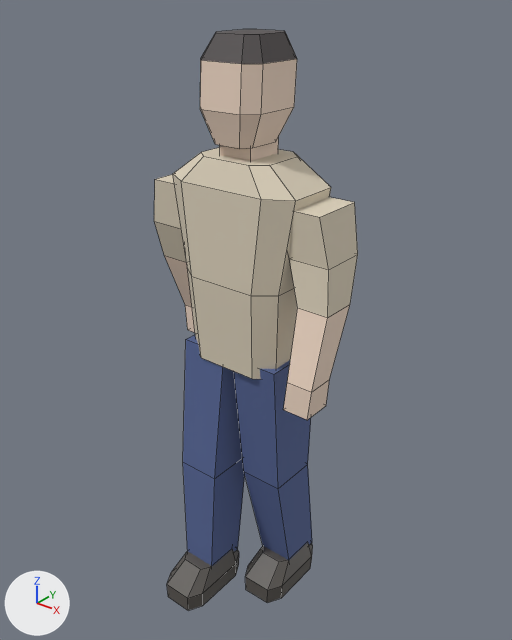
An edit to the FBX model unity/Assets/Models/Props/pedestrian_4.fbx, drawn before and after from the same camera.
One viewpoint serves both versions: a camera (50 mm lens) standing at (1.132, -1.343, 1.798) and looking at (0.009, 0.061, 0.928). Arrows for +X, +Y and +Z are at lower left; the lights stay in place. The first picture is the older version. Mesh edges are drawn as thin lines. Where no turn or scale is listed for an object, it has been applied to the vertices.

Before the edit, the objects in view are built like this:
```python
me_pedestrian_4 = bpy.data.meshes.new('pedestrian_4')
me_pedestrian_4.from_pydata(...)  # 184 vertices, 150 faces; spans x -0.31..0.31, y -0.22..0.22, z 0.0..1.68
# faces by material slot: [44, 35, 15, 20, 36]
me_pedestrian_4.materials.append(mat_prop_cloth_beige)  # pale yellow #ddd1bc
me_pedestrian_4.materials.append(mat_prop_skin_light)  # beige #efd7c4
me_pedestrian_4.materials.append(mat_prop_hair_dark)  # dark grey #504b4b
me_pedestrian_4.materials.append(mat_prop_cloth_navy)  # blue #556595
me_pedestrian_4.materials.append(mat_prop_shoe_dark)  # dark grey #595550
ob_pedestrian_4 = bpy.data.objects.new('pedestrian_4', me_pedestrian_4)
ob_pedestrian_4.location = (0.0, 0.0, 0.0)
```
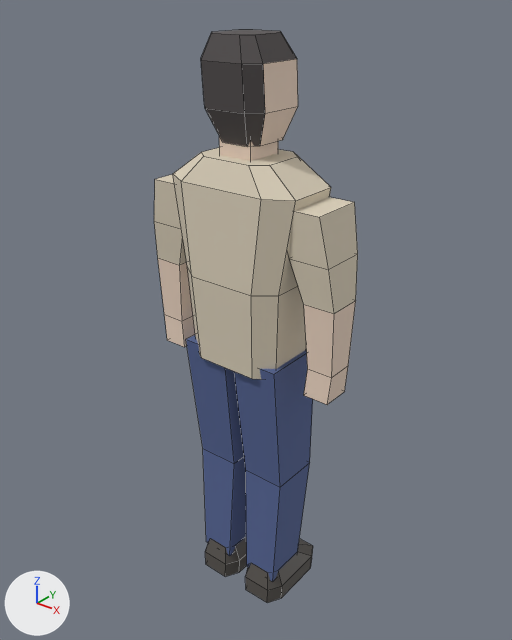
The newer file is also turned or shifted as a whole; pictures and numbers use the older file's frame.

Pixel boxes (x1, y1, x2, y2) of what changed, in the pictures (512 x 640 px; the box of a moved part takes in the faces that stretch with it):
'pedestrian_4', reshaped
    before: (154, 29, 358, 610)
    after: (154, 30, 358, 603)
part 1 of me_pedestrian_4, moved or reshaped
    both: (173, 147, 331, 379)
part 2 of me_pedestrian_4, moved or reshaped
    before: (220, 139, 278, 161)
    after: (219, 136, 278, 161)
part 3 of me_pedestrian_4, moved or reshaped
    before: (200, 29, 297, 148)
    after: (201, 30, 298, 147)
part 4 of me_pedestrian_4, moved or reshaped
    before: (183, 335, 245, 566)
    after: (234, 350, 313, 582)
part 5 of me_pedestrian_4, moved or reshaped
    before: (167, 549, 239, 610)
    after: (246, 538, 313, 603)
part 6 of me_pedestrian_4, moved or reshaped
    before: (246, 543, 313, 603)
    after: (205, 537, 247, 577)
part 7 of me_pedestrian_4, moved or reshaped
    before: (234, 197, 358, 560)
    after: (154, 174, 246, 556)
part 8 of me_pedestrian_4, moved or reshaped
    before: (154, 174, 195, 333)
    after: (289, 197, 358, 405)

The edits, one by one:
me_pedestrian_4 is used by ob_pedestrian_4; location (0.0, 0.0, 0.0).
me_pedestrian_4 had 184 vertices, 150 faces and spanned x -0.31..0.31, y -0.22..0.22, z 0.0..1.68.
me_pedestrian_4 now has 184 vertices, 150 faces and spans x -0.31..0.31, y -0.08..0.22, z 0.0..1.68.
me_pedestrian_4 part 1: the loose piece of 32 vertices spanning x -0.2..0.2, y -0.07..0.17, z 0.82..1.39 is turned 180 degrees about the z axis through its middle.
me_pedestrian_4 part 2: the loose piece of 8 vertices spanning x -0.05..0.05, y -0.01..0.1, z 1.36..1.46 is turned 180 degrees about the z axis through its middle.
me_pedestrian_4 part 3: the loose piece of 32 vertices spanning x -0.09..0.09, y -0.06..0.15, z 1.43..1.68 is turned 180 degrees about the z axis through its middle, then moved by (0.0, 0.01, 0.0).
me_pedestrian_4 part 4: the loose piece of 12 vertices spanning x -0.16..-0.02, y -0.11..0.14, z 0.09..0.86 is multiplied about its middle by the matrix ((-0.994, 0.0, 0.0), (0.0, -0.988, 0.108), (0.0, 0.108, 0.988)), then moved by (0.18, 0.02, 0.0).
me_pedestrian_4 part 5: the loose piece of 24 vertices spanning x -0.16..-0.02, y -0.22..0.04, z 0.0..0.11 is turned 180 degrees about the z axis through the mesh origin.
me_pedestrian_4 part 6: the loose piece of 24 vertices spanning x 0.02..0.16, y -0.04..0.22, z 0.0..0.11 is turned -180 degrees about the z axis through its middle, then moved by (-0.18, 0.0, 0.0).
me_pedestrian_4 part 7: 32 of 184 vertices moved; they spanned x 0.02..0.31, y -0.09..0.2, z 0.08..1.3 and now span x -0.31..-0.02, y -0.05..0.14, z 0.08..1.3; mean shift (-0.37, 0.02, 0.0); largest move (0.3, -0.08, 0.87) -> (-0.3, 0.08, 0.87).
me_pedestrian_4 part 8: 20 of 184 vertices moved; they spanned x -0.31..-0.14, y -0.03..0.18, z 0.79..1.3 and now span x 0.14..0.31, y -0.03..0.12, z 0.79..1.3; mean shift (0.49, -0.04, 0.0); largest move (-0.3, 0.18, 0.87) -> (0.3, 0.0, 0.87).
